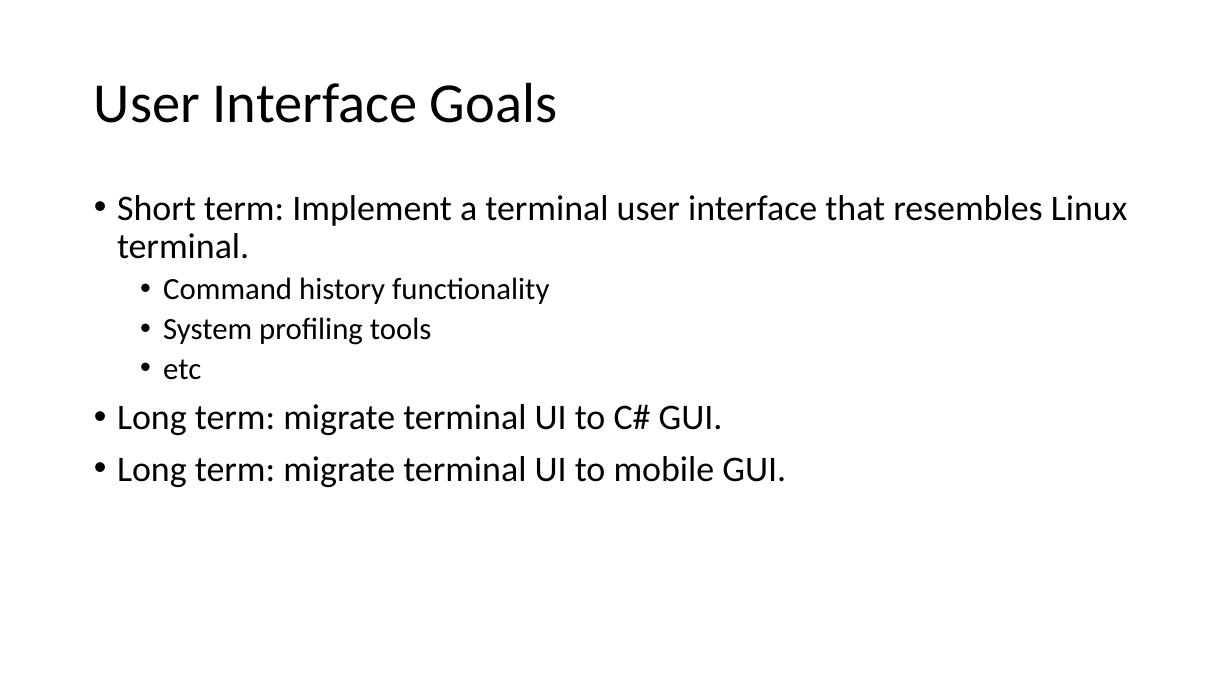
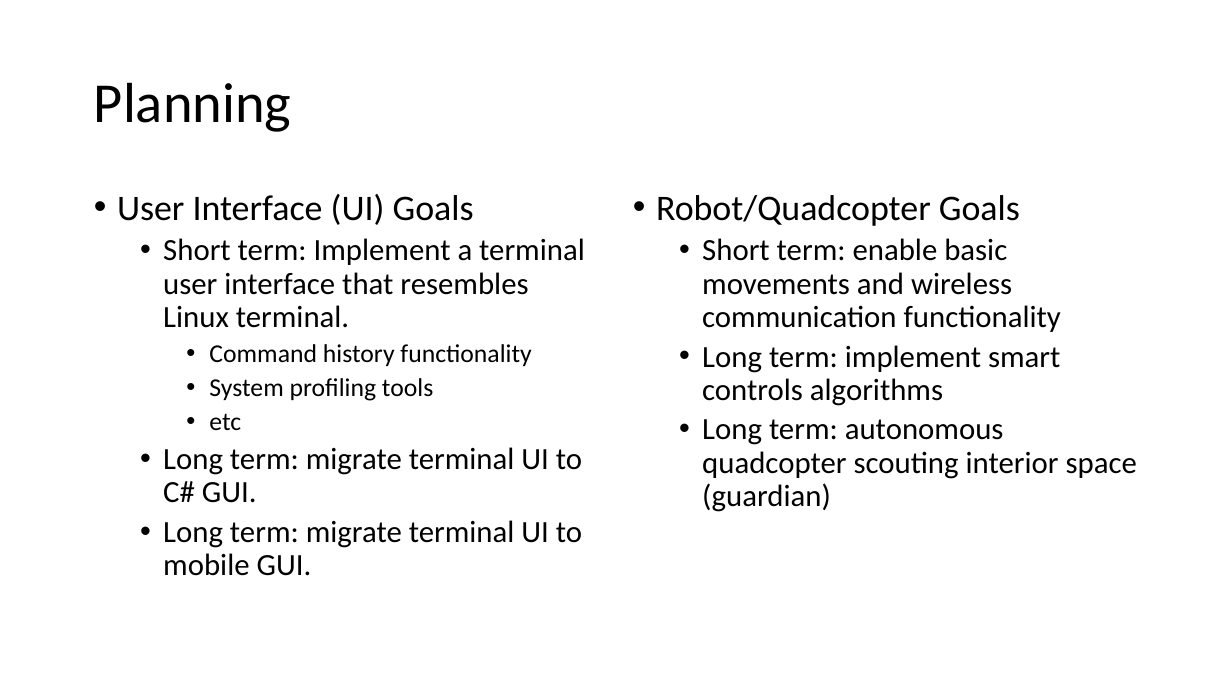
Before and after one commit to kle8309/OS_PROJECT, a slide deck: slide 5 of Resources/Systems Eng/OS PROJECT System Specs.pptx (slide 3 before the commit). Drawn at 1232x693 pixels with LibreOffice and Linux fonts; fonts in the diff are those of the drawing. Boxes give left, top, right and bottom in pixels: in the first picture for what was removed or moved away, otherwise in the second. Text is boxed around its words. In the diff, an @@ line names an element or a change of style, - is before the commit and + after.

Commit message:
Updated System Engr ppt

```diff
--- a/Resources/Systems Eng/OS PROJECT System Specs.pptx
+++ b/Resources/Systems Eng/OS PROJECT System Specs.pptx
@@ title at <box>94,82,291,132</box>: text changed @@
-User Interface Goals
+Planning
@@ text at <box>117,194,474,225</box>: paragraph added @@
+• User Interface (UI) Goals
@@ text added at <box>656,195,1137,512</box>, 24 pt, text #000000 @@
+• Robot/Quadcopter Goals
+  • Short term: enable basic movements and wireless communication functionality
+  • Long term: implement smart controls algorithms
+  • Long term: autonomous quadcopter scouting interior space (guardian)
@@ text at <box>163,238,585,576</box>: size 28 to 24 pt in "Short term: Implement a terminal user interface ...", "Long term: migrate terminal UI to C# ...", "Long term: migrate terminal UI to mobile ..."; size 24 to 20 pt in "Command history functionality", "System profiling tools", "etc"; list level 1 to 2 in "Short term: Implement a terminal ..."; list level 2 to 3 in "Command history functionality"; list level 2 to 3 in "System profiling tools"; list level 2 to 3 in "etc"; list level 1 to 2 in "Long term: migrate terminal UI ..." @@
```
Also in this commit, not shown: 2 other slides changed, 7 slides added, 1 other file.
